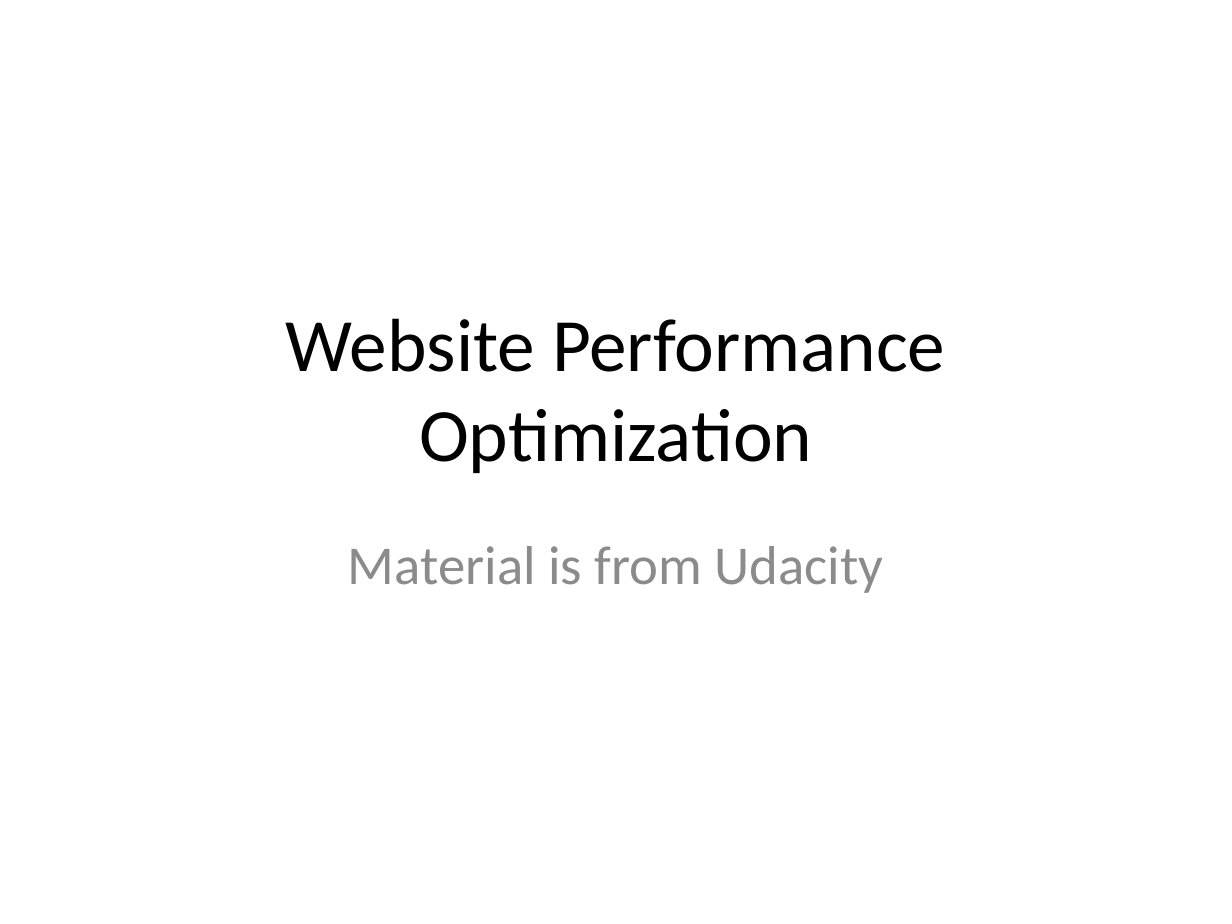
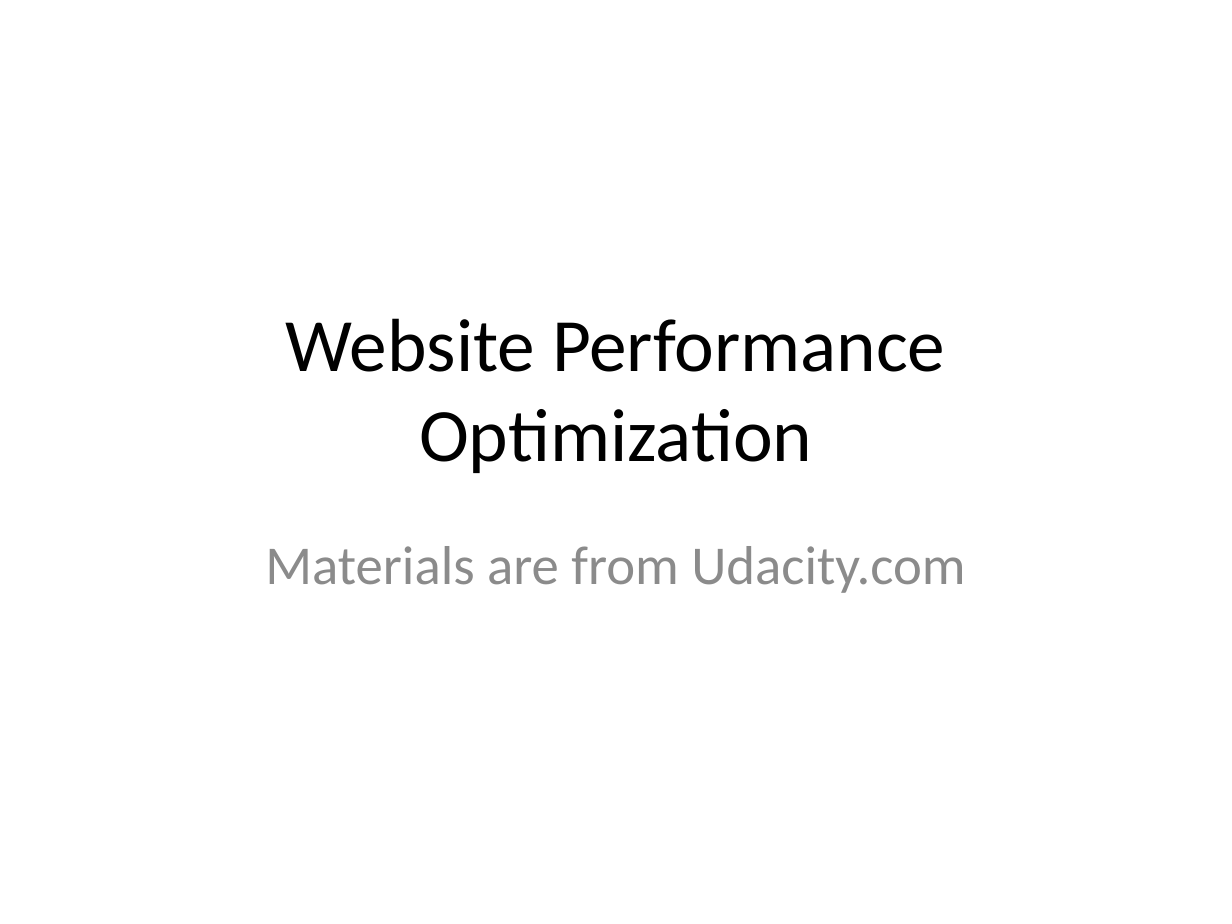
Before and after one commit to canaantt/canaantt.github.io, a slide deck: slide 1 of FE_P4/Techie_0224.pptx. Drawn at 1232x924 pixels with LibreOffice and Linux fonts; fonts in the diff are those of the drawing. Boxes give left, top, right and bottom in pixels: in the first picture for what was removed or moved away, otherwise in the second. Text is boxed around its words. In the diff, an @@ line names an element or a change of style, - is before the commit and + after.

```diff
--- a/FE_P4/Techie_0224.pptx
+++ b/FE_P4/Techie_0224.pptx
@@ subtitle at <box>265,546,965,593</box>: text changed @@
-Material is from Udacity
+Materials are from Udacity.com
```
Also in this commit, not shown: 6 other files.
